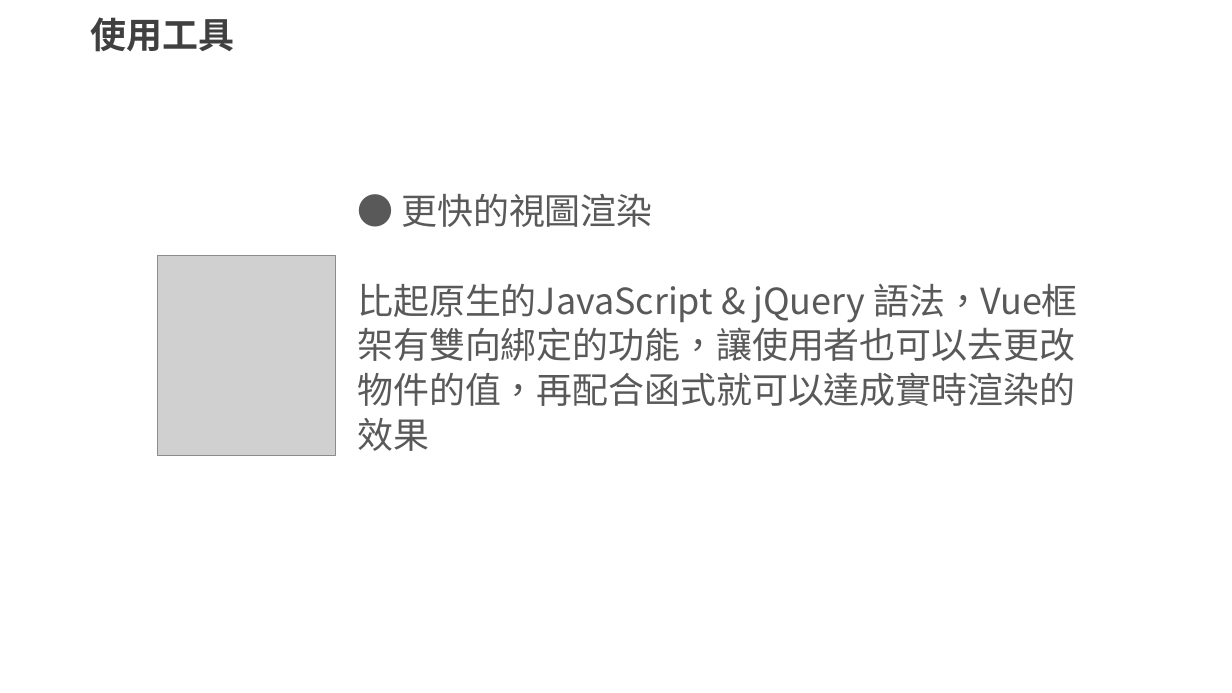
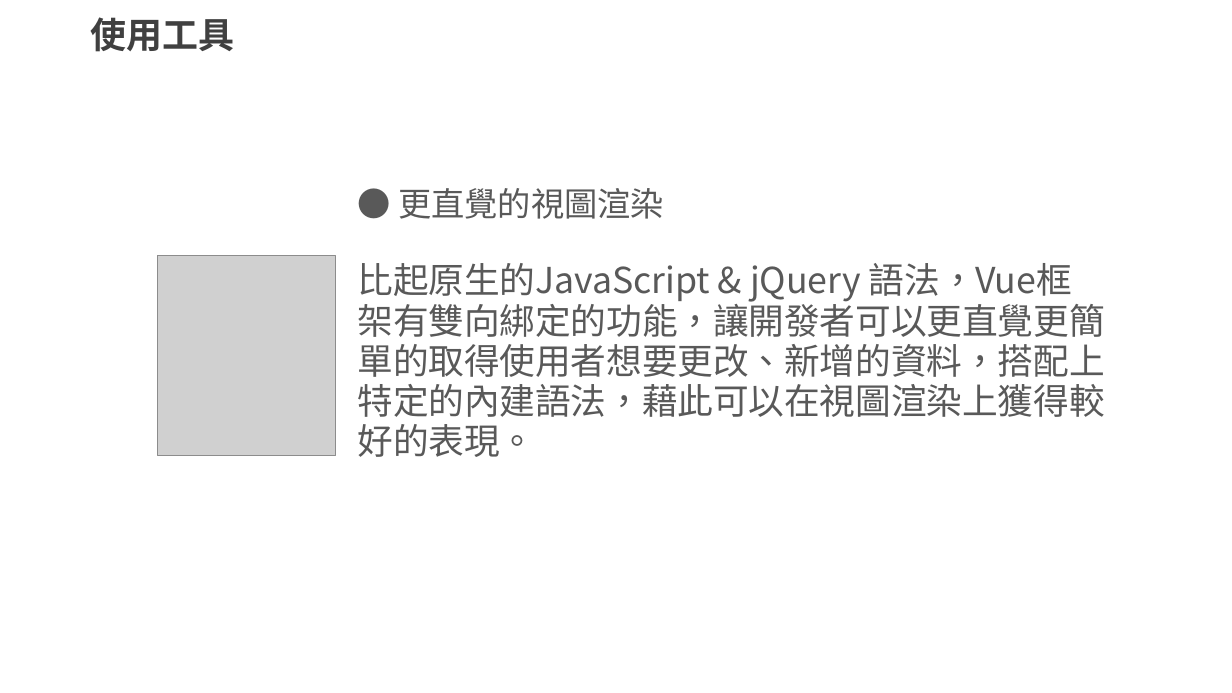
Before and after one commit to Hightwo1028/my_midproject, a slide deck: slide 7 of mid_Project.pptx (slide 6 before the commit). Drawn at 1232x693 pixels with LibreOffice and Linux fonts; fonts in the diff are those of the drawing; grey boxes stand for pictures; background and template pictures are left out. Boxes give left, top, right and bottom in pixels: in the first picture for what was removed or moved away, otherwise in the second. Text is boxed around its words. In the diff, an @@ line names an element or a change of style, - is before the commit and + after.

Commit message:
ptt modify

```diff
--- a/mid_Project.pptx
+++ b/mid_Project.pptx
@@ text at <box>357,188,1104,457</box>: text changed; size 28 to 27.8 pt @@
-● 更快的視圖渲染
-比起原生的JavaScript & jQuery 語法，Vue框架有雙向綁定的功能，讓使用者也可以去更改物件的值，再配合函式就可以達成實時渲染的效果
+● 更直覺的視圖渲染
+比起原生的JavaScript & jQuery 語法，Vue框架有雙向綁定的功能，讓開發者可以更直覺更簡單的取得使用者想要更改、新增的資料，搭配上特定的內建語法，藉此可以在視圖渲染上獲得較好的表現。
```
Also in this commit, not shown: 2 other slides changed, 2 slides added.
